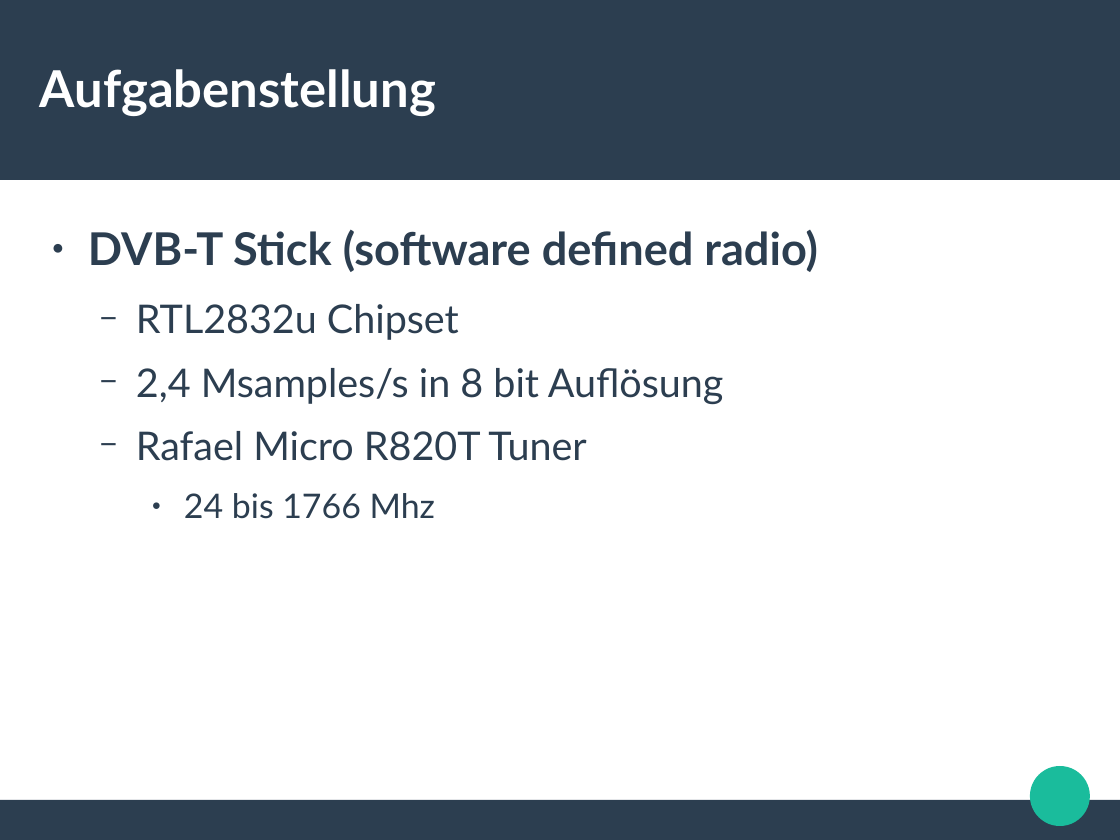
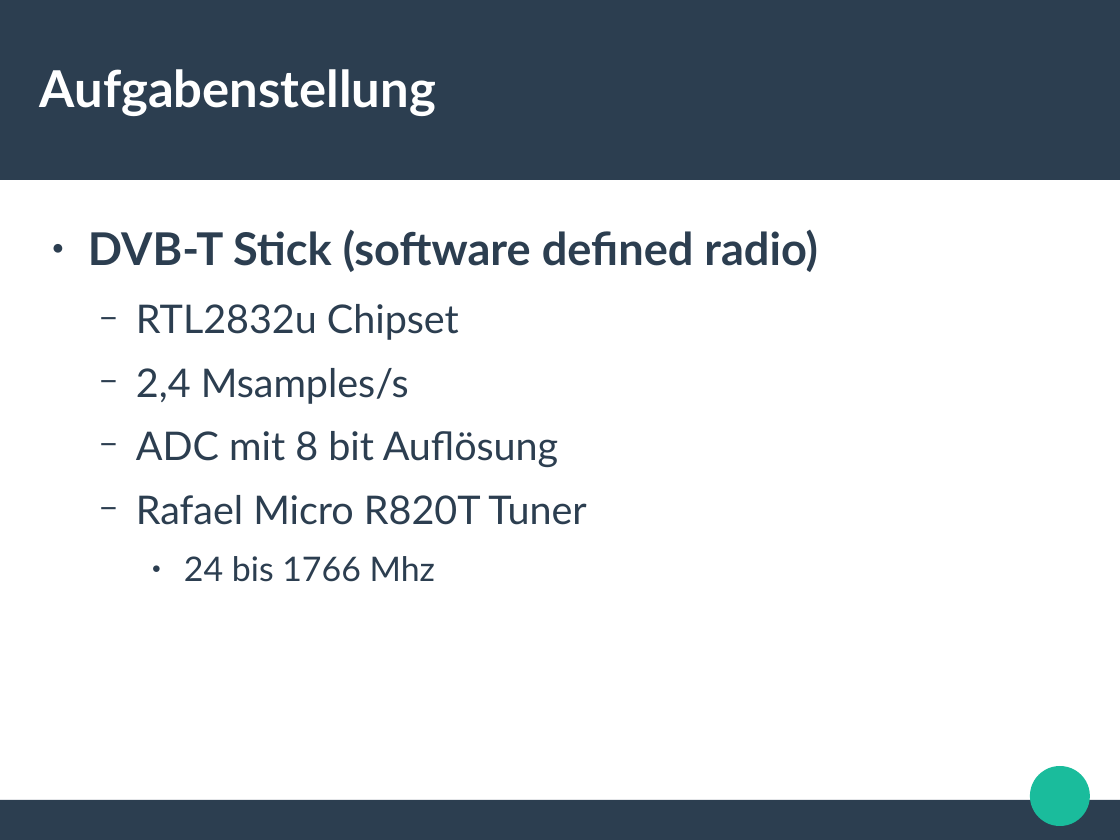
Before and after one commit to ookk2011/GrGsm-Gui, a slide deck: slide 5 of Präsentation_Projektarbeit.odp. Drawn at 1120x840 pixels with LibreOffice and Linux fonts; fonts in the diff are those of the drawing. Boxes give left, top, right and bottom in pixels: in the first picture for what was removed or moved away, otherwise in the second. Text is boxed around its words. In the diff, an @@ line names an element or a change of style, - is before the commit and + after.

Commit message:
Notizen angepasst

```diff
--- a/Präsentation_Projektarbeit.odp
+++ b/Präsentation_Projektarbeit.odp
@@ text at [136,368,558,467]: text changed @@
-  − 2,4 Msamples/s in 8 bit Auflösung
+  − 2,4 Msamples/s
+  − ADC mit 8 bit Auflösung
```
